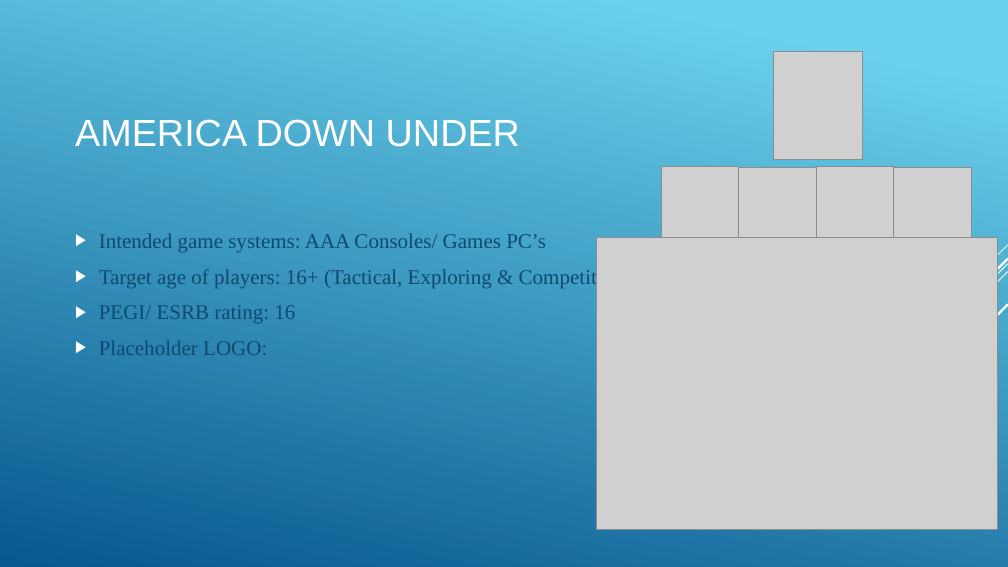
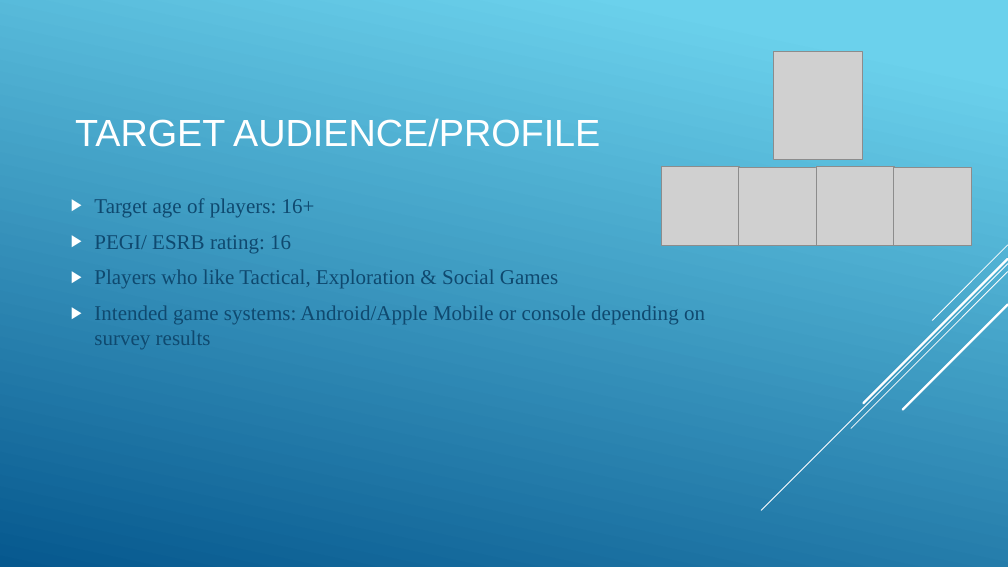
Before and after one commit to ThomasWSimmons/Masters_Uni, a slide deck: slide 6 of Game Design (Dissertation)/Interum Project Presentation/Final Interim Project Pitch (America Down Under).pptx (slide 2 before the commit). Drawn at 1008x567 pixels with LibreOffice and Linux fonts; fonts in the diff are those of the drawing; grey boxes stand for pictures. Boxes give left, top, right and bottom in pixels: in the first picture for what was removed or moved away, otherwise in the second. Text is boxed around its words. In the diff, an @@ line names an element or a change of style, - is before the commit and + after.

```diff
--- a/Game Design (Dissertation)/Interum Project Presentation/Final Interim Project Pitch (America Down Under).pptx
+++ b/Game Design (Dissertation)/Interum Project Presentation/Final Interim Project Pitch (America Down Under).pptx
@@ title at (x1=75, y1=118, x2=600, y2=147): text changed @@
-AMERICA DOWN UNDER
+TARGET AUDIENCE/PROFILE
@@ text "Target age of players: 16+" moved from (x1=99, y1=233, x2=631, y2=355) to (x1=94, y1=198, x2=705, y2=349) @@
@@ text at (x1=94, y1=198, x2=315, y2=218): text changed @@
-▶ Intended game systems: AAA Consoles/ Games PC’s
-▶ Target age of players: 16+ (Tactical, Exploring & Competition)
+▶ Target age of players: 16+
@@ picture removed at (x1=597, y1=237, x2=997, y2=530) @@
@@ text at (x1=94, y1=269, x2=705, y2=349): text changed @@
-▶ Placeholder LOGO:
+▶ Players who like Tactical, Exploration & Social Games
+▶ Intended game systems: Android/Apple Mobile or console depending on survey results
```
Also in this commit, not shown: 4 other slides changed, 5 slides added, 2 slides removed, 52 other files.
